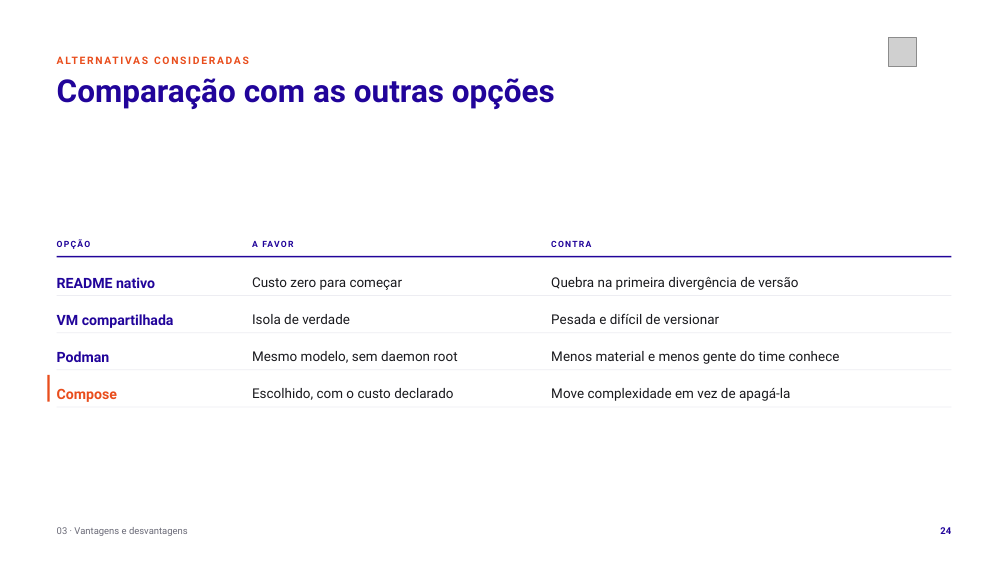
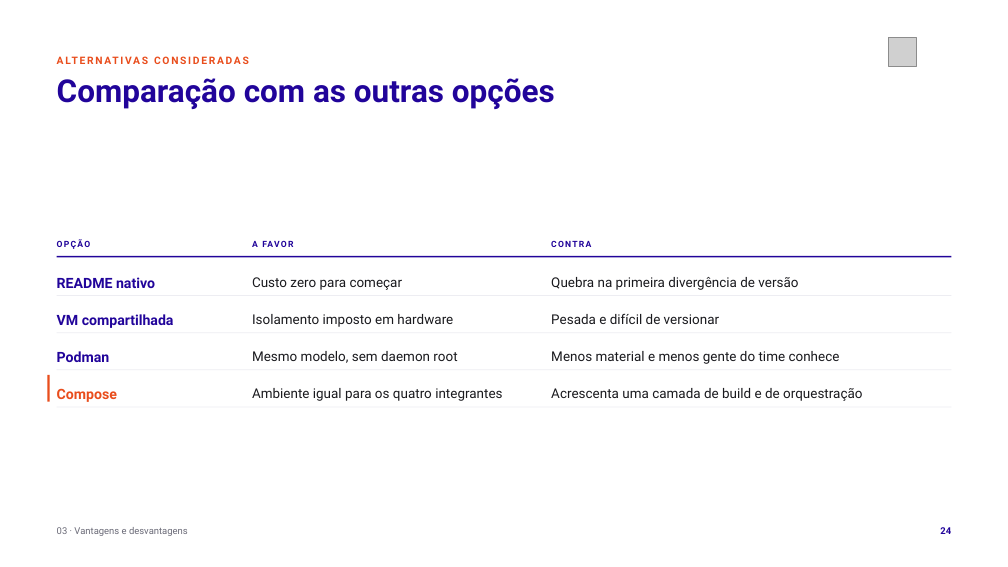
Before and after one commit to tcpassos/invite-app, a slide deck: slide 24 of trabalhos/T1-Docker-Invite-People.pptx. Drawn at 1008x567 pixels with LibreOffice and Linux fonts; fonts in the diff are those of the drawing; grey boxes stand for pictures. Boxes give left, top, right and bottom in pixels: in the first picture for what was removed or moved away, otherwise in the second. Text is boxed around its words. In the diff, an @@ line names an element or a change of style, - is before the commit and + after.

```diff
--- a/trabalhos/T1-Docker-Invite-People.pptx
+++ b/trabalhos/T1-Docker-Invite-People.pptx
@@ text at [252, 314, 453, 327]: text changed @@
-Isola de verdade
+Isolamento imposto em hardware
@@ text at [252, 388, 502, 401]: text changed @@
-Escolhido, com o custo declarado
+Ambiente igual para os quatro integrantes
@@ text at [551, 388, 862, 401]: text changed @@
-Move complexidade em vez de apagá-la
+Acrescenta uma camada de build e de orquestração
```
Also in this commit, not shown: 5 other slides changed, 9 other files.
